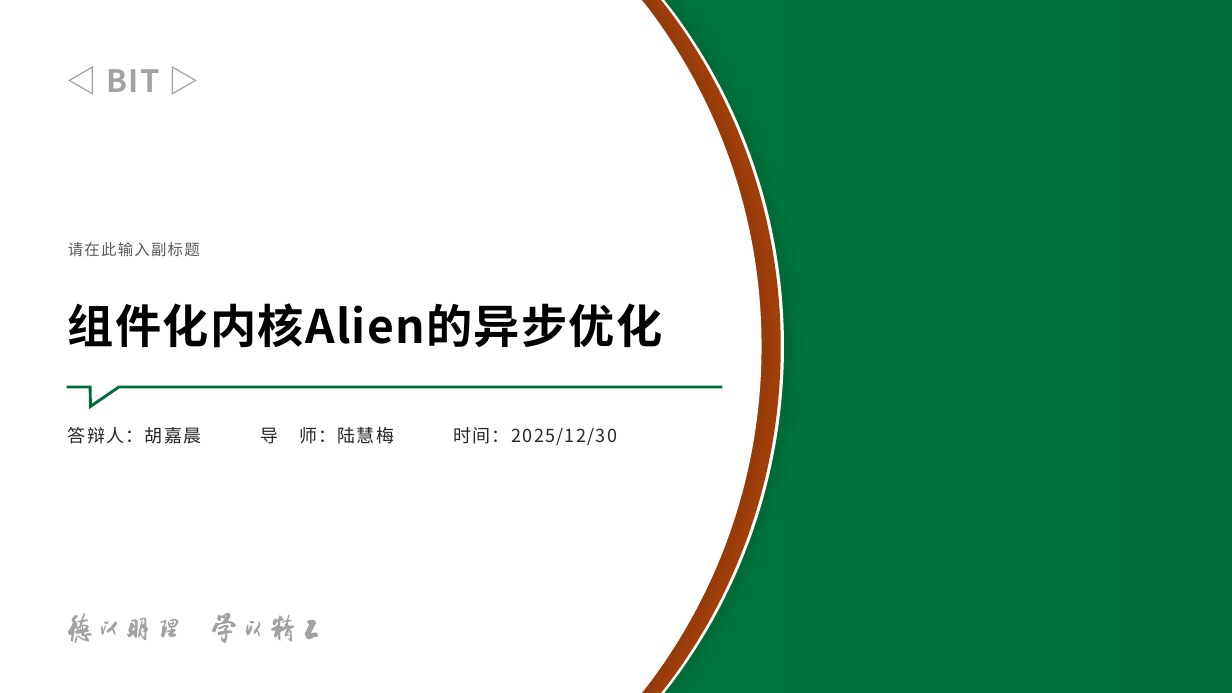
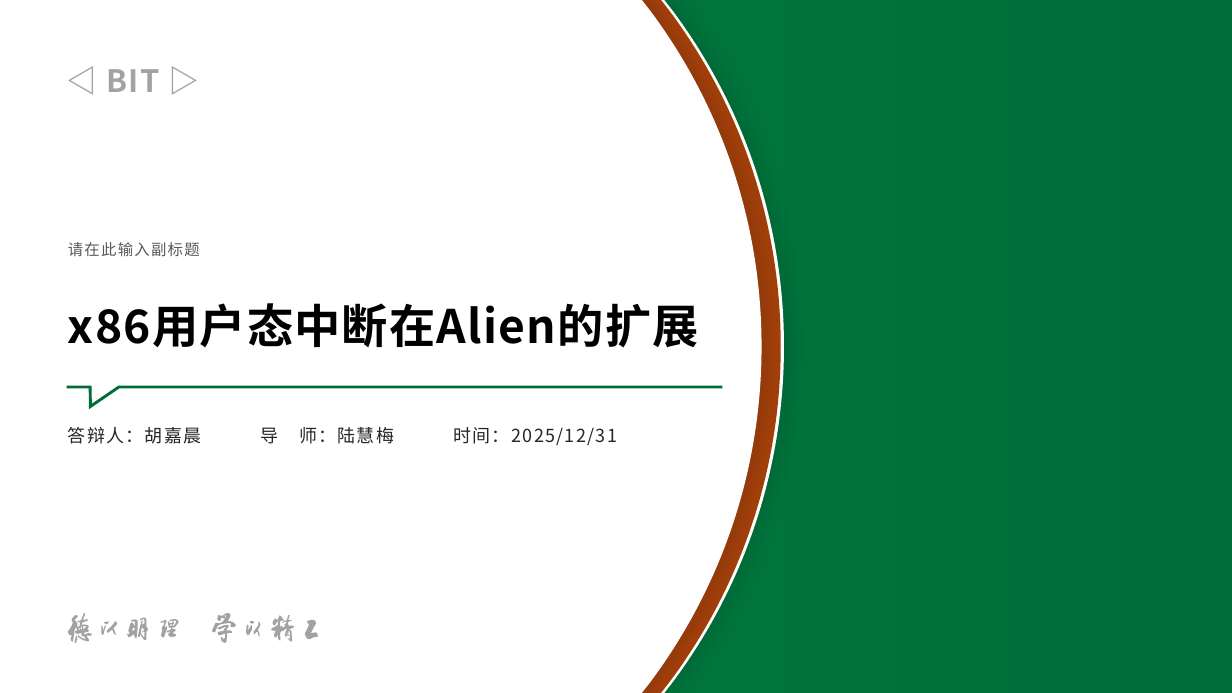
Before and after one commit to hhhjjjcc112/AsyncAlien, a slide deck: slide 1 of docs/graduation/开题报告.pptx. Drawn at 1232x693 pixels with LibreOffice and Linux fonts; fonts in the diff are those of the drawing; background and template pictures are left out. Boxes give left, top, right and bottom in pixels: in the first picture for what was removed or moved away, otherwise in the second. Text is boxed around its words. In the diff, an @@ line names an element or a change of style, - is before the commit and + after.

```diff
--- a/docs/graduation/开题报告.pptx
+++ b/docs/graduation/开题报告.pptx
@@ title at [68,303,699,348]: text changed @@
-组件化内核Alien的异步优化
+x86用户态中断在Alien的扩展
@@ text at [68,427,617,445]: text changed @@
-答辩人：胡嘉晨 导 师：陆慧梅 时间：2025/12/30
+答辩人：胡嘉晨 导 师：陆慧梅 时间：2025/12/31
```
Also in this commit, not shown: 15 other files.
